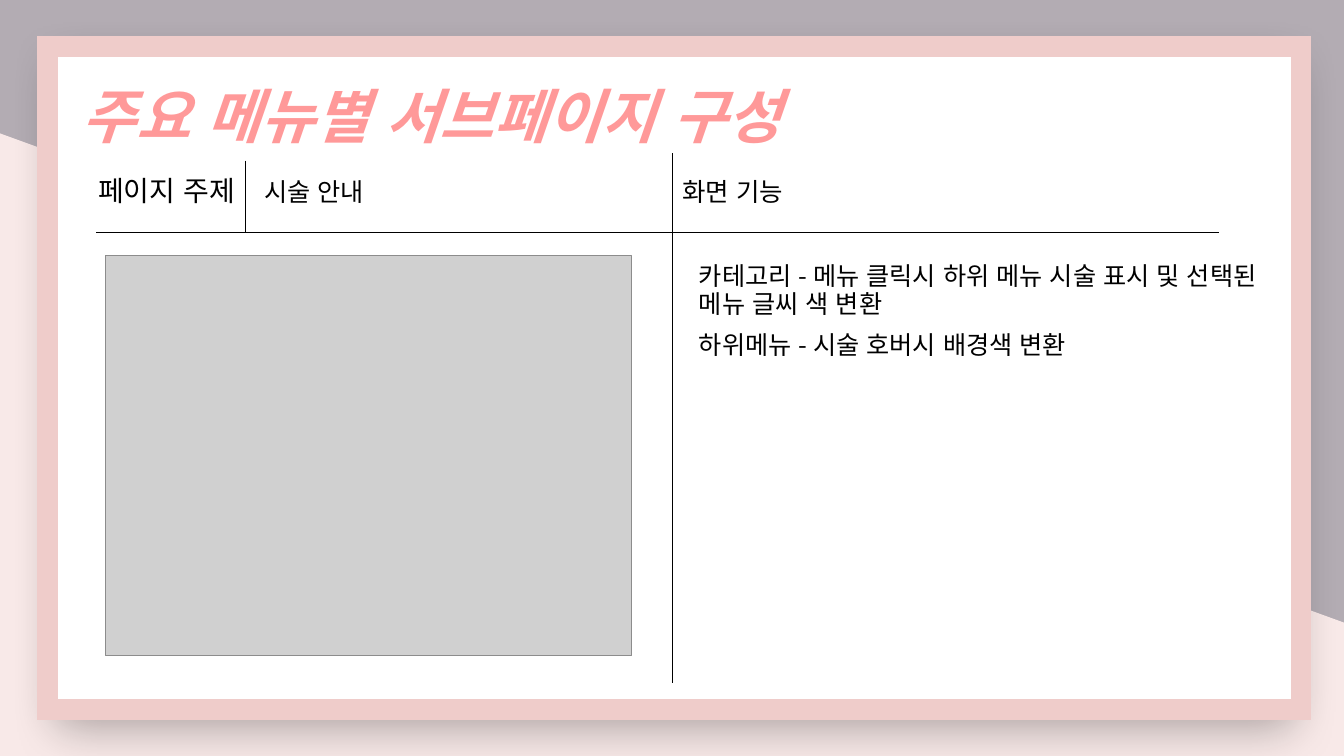
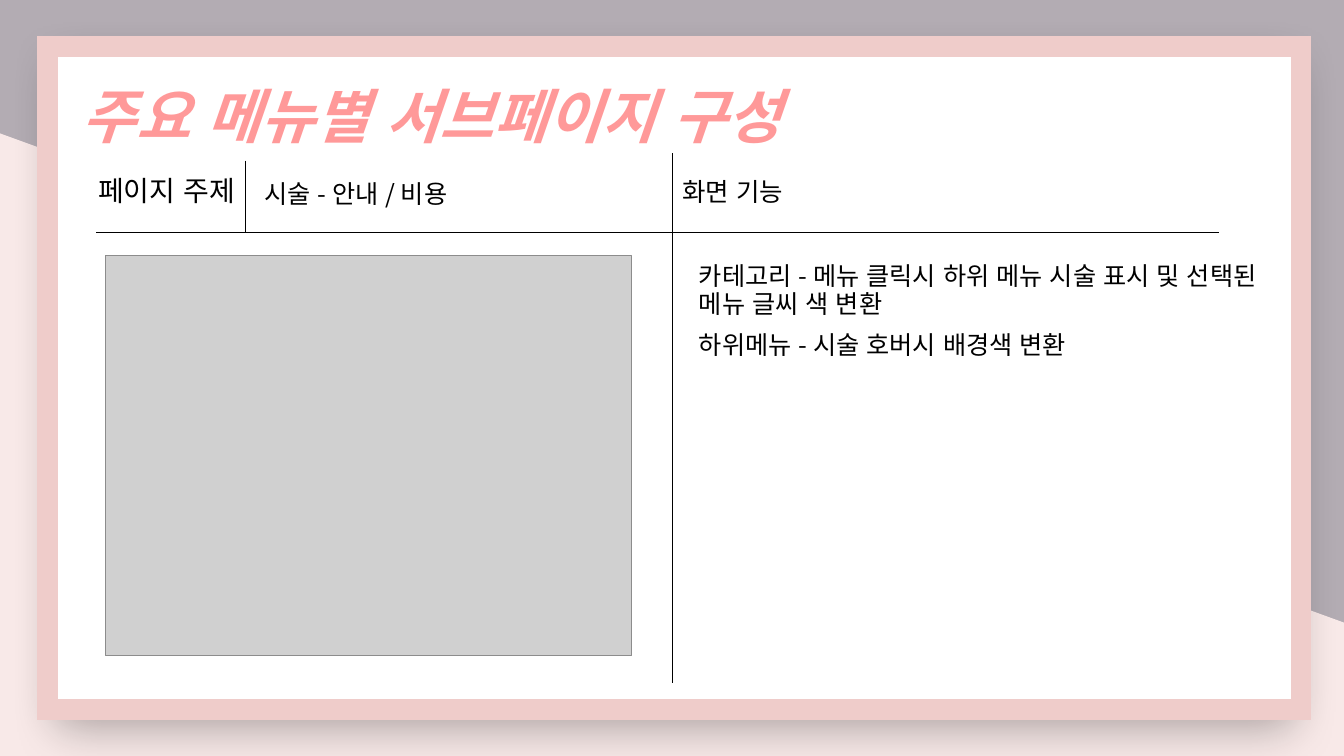
Before and after one commit to nimi2838/thecare, a slide deck: slide 14 of 졸작 기획서.pptx (slide 13 before the commit). Drawn at 1344x756 pixels with LibreOffice and Linux fonts; fonts in the diff are those of the drawing; grey boxes stand for pictures. Boxes give left, top, right and bottom in pixels: in the first picture for what was removed or moved away, otherwise in the second. Text is boxed around its words. In the diff, an @@ line names an element or a change of style, - is before the commit and + after.

```diff
--- a/졸작 기획서.pptx
+++ b/졸작 기획서.pptx
@@ text at [264, 182, 447, 205]: text changed @@
-시술 안내
+시술 - 안내 / 비용
```
Also in this commit, not shown: 14 other slides changed, 1 slide added, 1 other file.
